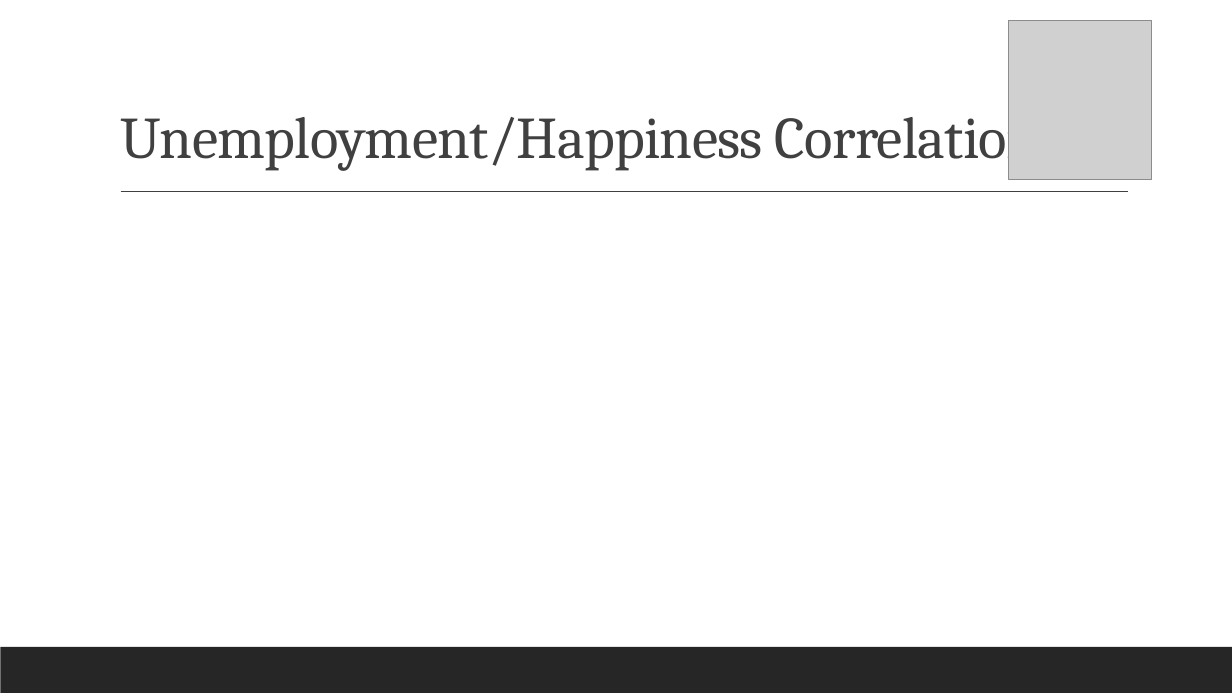
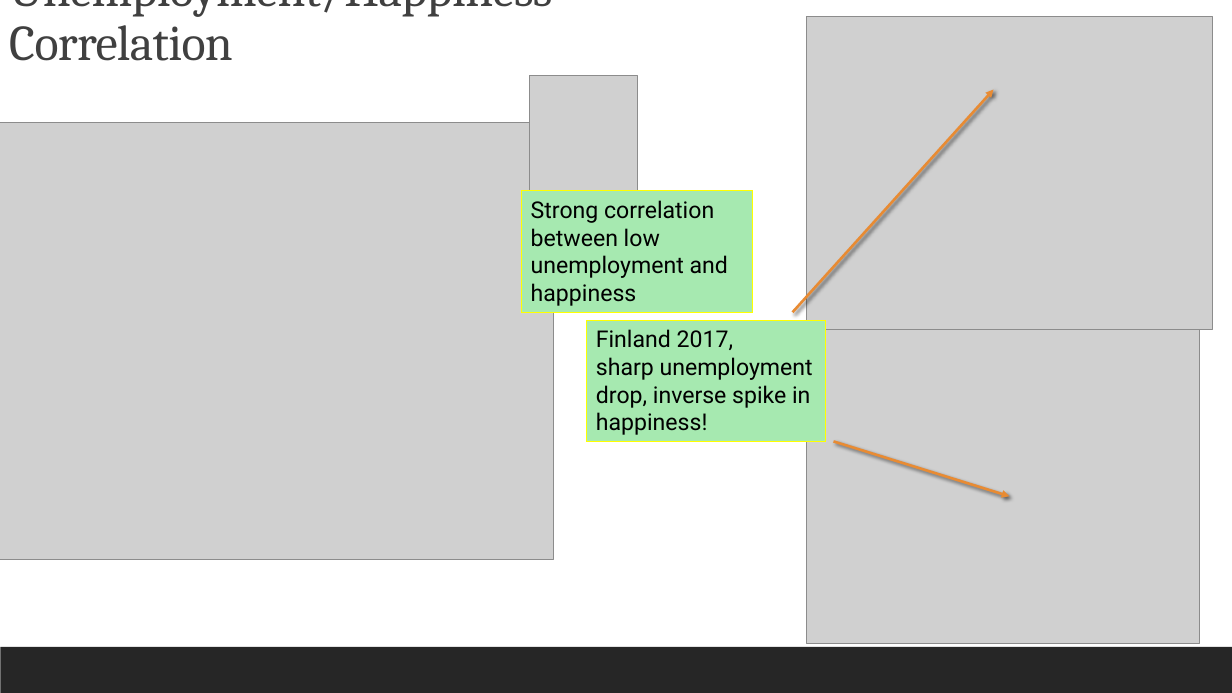
Before and after one commit to reginesgit/Factors-Contributing-to-a-Countrys-Happiness, a slide deck: slide 10 of Anaconda_Results_Presentation.pptx. Drawn at 1232x693 pixels with LibreOffice and Linux fonts; fonts in the diff are those of the drawing; grey boxes stand for pictures. Boxes give left, top, right and bottom in pixels: in the first picture for what was removed or moved away, otherwise in the second. Text is boxed around its words. In the diff, an @@ line names an element or a change of style, - is before the commit and + after.

Commit message:
images added to presentation

```diff
--- a/Anaconda_Results_Presentation.pptx
+++ b/Anaconda_Results_Presentation.pptx
@@ title "Unemployment/Happiness Correlation" moved from (x1=120, y1=103, x2=1040, y2=171) to (x1=9, y1=0, x2=552, y2=61) @@
@@ title "Unemployment/Happiness Correlation" at (x1=9, y1=0, x2=552, y2=61): size 46 to 39 pt @@
@@ picture added at (x1=807, y1=17, x2=1213, y2=330) @@
@@ picture resized from (x1=1009, y1=20, x2=1153, y2=180) to (x1=530, y1=76, x2=638, y2=196) @@
@@ arrow added from (793, 312) to (994, 90), #E88B33 2 pt @@
@@ picture added at (x1=0, y1=122, x2=554, y2=559) @@
@@ line removed from (121, 192) to (1128, 192) @@
@@ rectangle added at (x1=522, y1=191, x2=753, y2=312), fill #A6E9B0, outline #FFFF00 0.75 pt, 18 pt, text #000000 @@
+Strong correlation between low unemployment and happiness
@@ rectangle added at (x1=587, y1=320, x2=826, y2=441), fill #A6E9B0, outline #FFFF00 0.75 pt, 18 pt, text #000000 @@
+Finland 2017,
+sharp unemployment drop, inverse spike in happiness!
@@ picture added at (x1=807, y1=330, x2=1200, y2=643) @@
@@ arrow added from (834, 442) to (1010, 496), #E88B33 2 pt @@
```
Also in this commit, not shown: 5 other slides changed, 1 other file.
